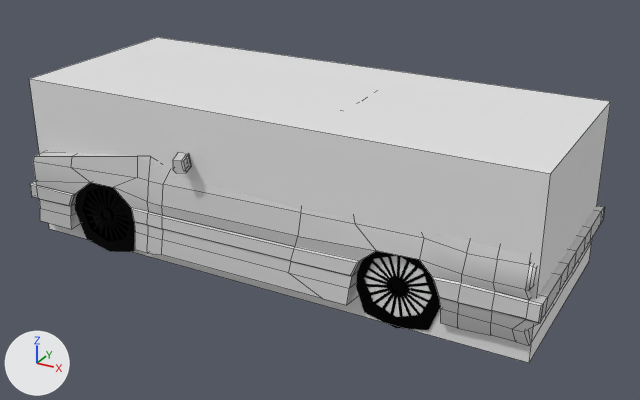
One commit to the FBX model Assets/Art/Models/Cars/BMW E30 M3.fbx: the scene before it, then after it.
One viewpoint serves both versions: a 50 mm lens placed at (6.73, -11.85, 6.8), pointed at (0.28, -0.13, 0.94). The lights are fixed; the arrows at lower left show +X, +Y and +Z. The picture after the commit comes second. Mesh edges are drawn as thin lines on the coarser meshes. Where no turn or scale is listed for an object, it has been applied to the vertices. Vertices at exactly the same position are counted once.

Script lines for the objects in view, before the commit:
```python
me_cube = bpy.data.meshes.new('Cube')
me_cube.from_pydata(...)  # a box spanning x -4.34..4.34, y -1.68..1.68, z 0.0..2.74
me_cube_005 = bpy.data.meshes.new('Cube.005')
me_cube_005.from_pydata(...)  # 1055 vertices, 992 faces; spans x -4.38..4.46, y -2.04..1.95, z 0.23..2.71
# faces by material slot: [945, 22, 25]
me_cube_005.materials.append(mat_material_001)  # its picture is missing
me_cube_005.materials.append(mat_material)  # black #000000
me_cube_005.materials.append(mat_material_002)  # its picture is missing
me_cylinder_002 = bpy.data.meshes.new('Cylinder.002')
me_cylinder_002.from_pydata(...)  # 240 vertices, 192 faces; spans x 1.682..3.1, y -1.718..-1.163, z -0.026..1.328
me_cylinder_002.materials.append(mat_material)  # black #000000
ob_body = bpy.data.objects.new('Body', me_cube_005)
ob_body.location = (0.0, 0.0, 0.0)
ob_cube = bpy.data.objects.new('Cube', me_cube)
ob_cube.location = (0.0, 0.0, 0.0)
ob_wheel_backleft = bpy.data.objects.new('Wheel_BackLeft', me_cylinder_002)
ob_wheel_backleft.location = (0.0, 0.0, 0.0)
# also in view: 'Wheel_FrontLeft' at (-2.84, -1.6, 0.65)
```
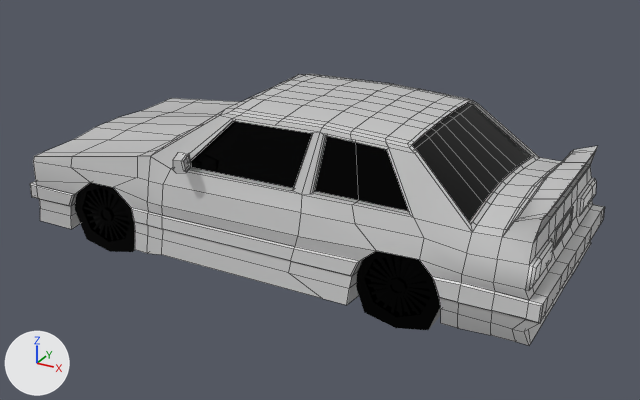
The newer file is also rescaled (x0.494) as a whole; pictures and numbers use the older file's frame.

The change in detail:
me_cube_005 is used by ob_body; location (0.0, 0.0, 0.0).
me_cube_005 had 1055 vertices, 992 faces and spanned x -4.38..4.46, y -2.04..1.95, z 0.23..2.71.
me_cube_005 now has 1049 vertices, 992 faces and spans x -4.38..4.46, y -2.04..1.95, z 0.23..2.71.
Part 1, on me_cube_005:
6 vertices are removed from x 4.22..4.27, y -0.88..1.44, z 1.16..1.47.
13 faces are deleted.
1 vertex is added at (4.22, -0.83, 1.47).
5 new faces join them, mat_material_002 (its picture is missing).
8 new faces join them, mat_material_001 (its picture is missing).
Other edits to the shape of me_cube_005 do not show in these pictures.
Object 'Cube' (ob_cube) is deleted.

Changed parts and their boxes [x1, y1, x2, y2] in the pictures (640 x 400 px; the box of a moved part takes in the faces that stretch with it):
'Body', reshaped: before [30, 152, 604, 345]; after [30, 74, 604, 345]
'Cube', deleted: before [29, 37, 611, 363]
part 1 of me_cube_005, moved or reshaped (not visible before): after [536, 207, 573, 257]
